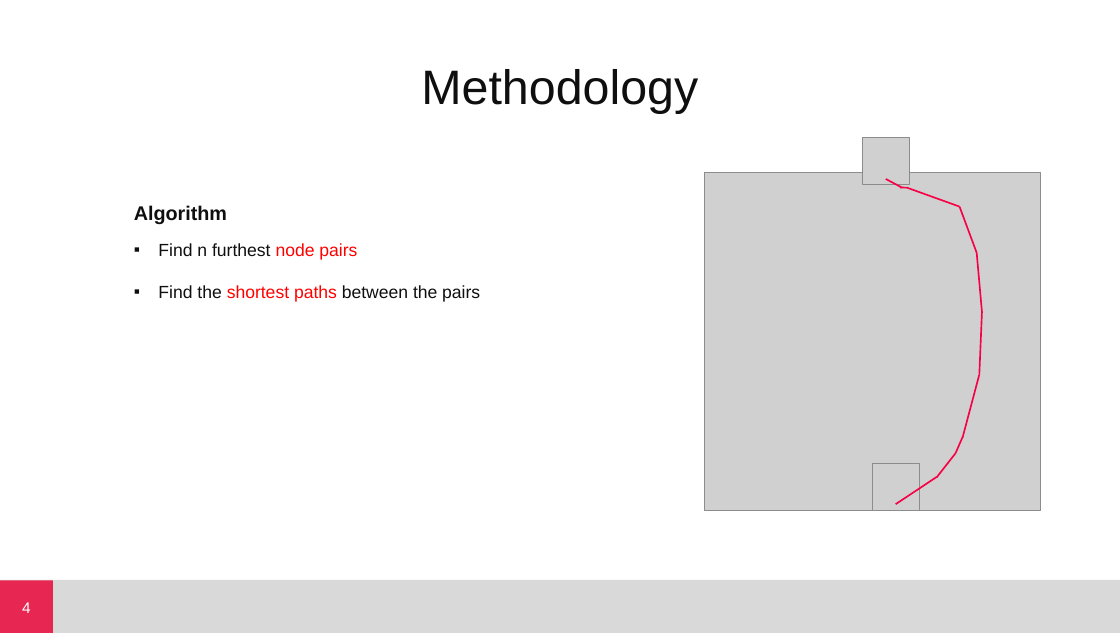
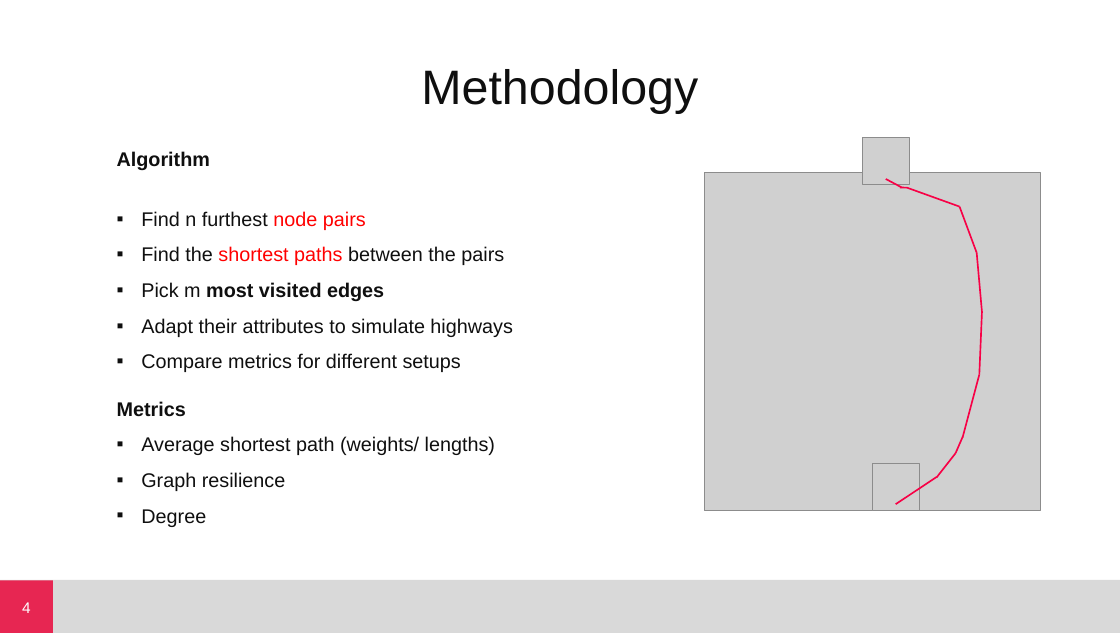
Before and after one commit to zlxxo/NetSci_Project, a slide deck: slide 4 of presentation.pptx. Drawn at 1120x633 pixels with LibreOffice and Linux fonts; fonts in the diff are those of the drawing; grey boxes stand for pictures. Boxes give left, top, right and bottom in pixels: in the first picture for what was removed or moved away, otherwise in the second. Text is boxed around its words. In the diff, an @@ line names an element or a change of style, - is before the commit and + after.

Commit message:
format presentation, extend methodology

```diff
--- a/presentation.pptx
+++ b/presentation.pptx
@@ text "Algorithm" moved from (x1=158, y1=243, x2=357, y2=260) to (x1=117, y1=151, x2=512, y2=527) @@
@@ text at (x1=117, y1=151, x2=210, y2=170): paragraph added @@
+Algorithm
@@ text removed at (x1=134, y1=205, x2=227, y2=224) @@
-Algorithm
@@ text at (x1=141, y1=211, x2=366, y2=230): size 16 to 18 pt in "Find n furthest node pairs"; line spacing 1 to 1.5 @@
@@ text at (x1=117, y1=246, x2=512, y2=527): paragraphs added @@
+▪ Find the shortest paths between the pairs
+▪ Pick m most visited edges
+▪ Adapt their attributes to simulate highways
+▪ Compare metrics for different setups
+Metrics
+▪ Average shortest path (weights/ lengths)
+▪ Graph resilience
+▪ Degree
@@ text removed at (x1=158, y1=285, x2=480, y2=302) @@
-▪ Find the shortest paths between the pairs
```
Also in this commit, not shown: 4 other slides changed, 1 slide removed.
